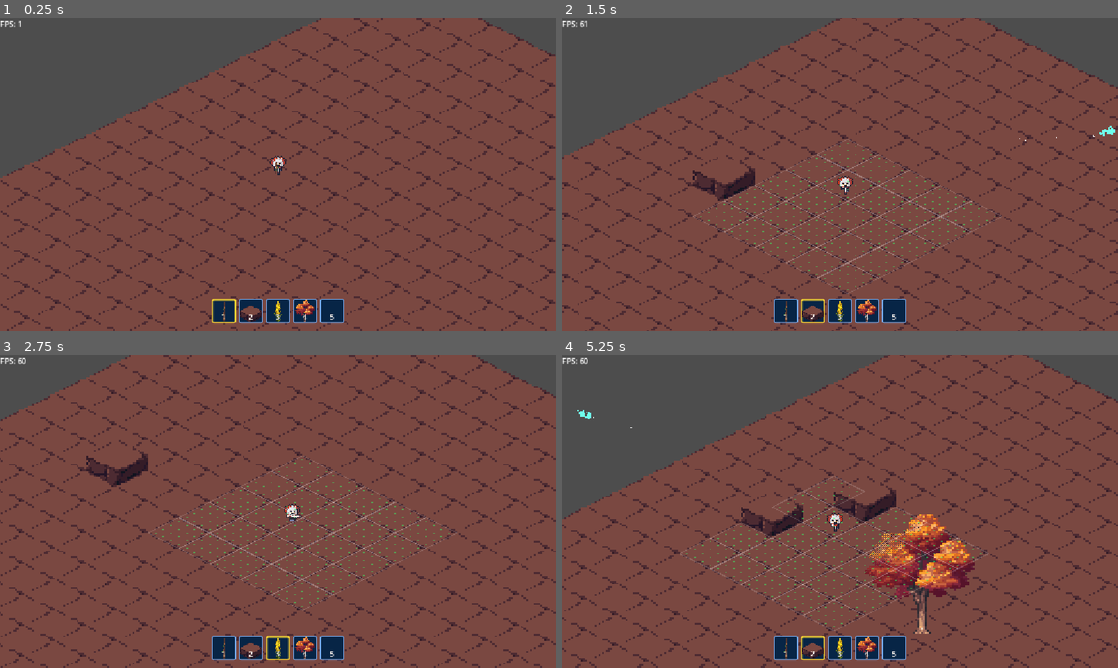
Above: before the commit, frames 1-4 (two rows, left to right).
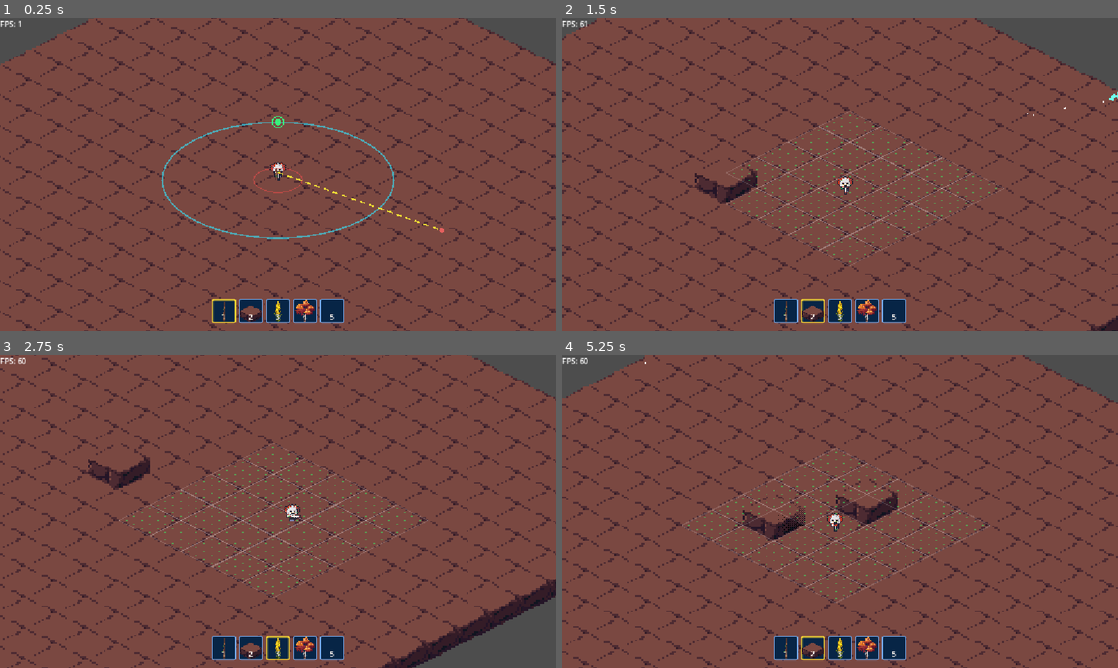
Above: after the commit, the same moments.

Repository: Luo-Mio/ColdWave2047
Game: Godot game, scene res://scene/main_scene.tscn
The game is run twice, just before and just after one commit, with the same random seed, the same clock (stepped at 60 frames per second) and the same inputs.
Inputs (mouse positions are in pixels of both pictures, inside the frame that each line leads up to):
- Up to frame 1 (0.25 s): no input
- Up to frame 2 (1.5 s): tap Enter at 0.5 s; move the mouse to (962, 158) at 0.52 s; hold D (move_right) 0.53-1.28 s; tap 1 at 0.6 s; click (962, 158) at 0.67 s; move the mouse to (728, 190) at 1.27 s; hold S (move_down) from 1.28 s (still down); tap 2 at 1.35 s; click (728, 190) at 1.42 s
- Up to frame 3 (2.75 s): move the mouse to (333, 442) at 2.02 s; release S (move_down) at 2.03 s; hold D (move_right) from 2.03 s (still down); tap 3 at 2.1 s; click (333, 442) at 2.17 s
- Up to frame 4 (5.25 s): move the mouse to (812, 574) at 2.77 s; release D (move_right) at 2.78 s; hold W (move_up) 2.78-3.53 s; tap one key every 0.75 s from 2.85 s: 4 5 1 2; click (812, 574) at 2.92 s; move the mouse to (1006, 558) at 3.52 s; hold A (move_left) 3.53-5.03 s; click (1006, 558) at 3.67 s; move the mouse to (673, 464) at 4.27 s; click (673, 464) at 4.42 s; move the mouse to (867, 511) at 5.02 s; hold S (move_down) from 5.03 s (still down); click (867, 511) at 5.17 s

The runs differ from the first frame. In frame 1, 28% of the frame differs, in the area x 0-100%, y 0-100%; in frame 2, 25%; in frame 3, 21%; in frame 4, 30%.

Commit message:
添加了瞄准系统

Diff:
--- a/scene/main_scene.tscn
+++ b/scene/main_scene.tscn
@@ -109,7 +109,7 @@
 script = ExtResource("3_4wnd8")
 
 [node name="CharacterBody2D" parent="sortworld" unique_id=240145075 instance=ExtResource("3_x5n27")]
-position = Vector2(129, 54)
+position = Vector2(255, 103)
 
 [node name="plantscene" type="Node" parent="." unique_id=676632468]
 
--- /dev/null
+++ b/script/components/aim_controller.gd
@@ -0,0 +1,73 @@
+# aim_controller.gd —— 2.5D 等距极坐标 3D 瞄准控制器
+class_name AimController
+extends Node
+
+# 极坐标与手感参数
+@export var radius_deadzone: float = 25.0    # 内圈死区半径 (像素)
+@export var radius_horizontal: float = 120.0 # 基准水平射击半径 (θ = 0°)
+@export var radius_max: float = 260.0        # 最大仰角半径
+@export var max_pitch_deg: float = 45.0      # 最大俯仰角 (±45度)
+
+# 当前计算状态
+var azimuth_rad: float = 0.0                 # 地面 360° 水平方位角 (0 ~ 2π)
+var pitch_rad: float = 0.0                   # 3D 俯仰角 (-max_pitch ~ +max_pitch)
+var aim_vector_3d: Vector3 = Vector3.ZERO    # 纯净 3D 单位瞄准朝向
+var is_in_deadzone: bool = false
+var _last_valid_azimuth: float = 0.0
+
+# 每一帧更新瞄准计算
+# ground_center: 角色脚底地面等距基准点
+# mouse_screen: 鼠标屏幕世界坐标
+func update_aim(ground_center: Vector2, mouse_screen: Vector2) -> void:
+	var delta := mouse_screen - ground_center
+	var dx: float = delta.x
+	var dy: float = delta.y
+
+	# 1. 2:1 等距椭圆等效距离 (r_iso) 与 360° 方位角
+	var r_iso: float = sqrt(dx * dx + 4.0 * dy * dy)
+
+	# 2. 死区保护：若鼠标贴近角色脚底，保持上一帧朝向
+	if r_iso < radius_deadzone:
+		is_in_deadzone = true
+		azimuth_rad = _last_valid_azimuth
+		pitch_rad = deg_to_rad(-max_pitch_deg)
+	else:
+		is_in_deadzone = false
+		azimuth_rad = atan2(2.0 * dy, dx)
+		_last_valid_azimuth = azimuth_rad
+
+		# 3. 计算 3D 俯仰角 (Pitch)
+		if r_iso <= radius_horizontal:
+			var t := (r_iso - radius_deadzone) / maxf(radius_horizontal - radius_deadzone, 1.0)
+			t = clampf(t, 0.0, 1.0)
+			var smooth_t := t * t * (3.0 - 2.0 * t)
+			pitch_rad = deg_to_rad(lerpf(-max_pitch_deg, 0.0, smooth_t))
+		else:
+			var t := (r_iso - radius_horizontal) / maxf(radius_max - radius_horizontal, 1.0)
+			t = clampf(t, 0.0, 1.0)
+			var smooth_t := t * t * (3.0 - 2.0 * t)
+			pitch_rad = deg_to_rad(lerpf(0.0, max_pitch_deg, smooth_t))
+
+	# 4. 合成标准的 3D 空间单位朝向向量 (X: 东, Y: 南, Z: 上)
+	var cos_p := cos(pitch_rad)
+	var sin_p := sin(pitch_rad)
+	var cos_a := cos(azimuth_rad)
+	var sin_a := sin(azimuth_rad)
+
+	var grid_x := cos_a + sin_a
+	var grid_y := -cos_a + sin_a
+	var grid_dir_2d := Vector2(grid_x, grid_y).normalized()
+
+	aim_vector_3d = Vector3(grid_dir_2d.x * cos_p, grid_dir_2d.y * cos_p, sin_p).normalized()
+
+# 获取 2D 屏幕投影的射击方向向量
+func get_screen_aim_direction() -> Vector2:
+	# 3D 空间 (x, y, z) 投影到 64x32 屏幕：
+	# screen_x = (x - y) * 32.0, screen_y = (x + y) * 16.0 - z * 16.0
+	var sx := (aim_vector_3d.x - aim_vector_3d.y) * 32.0
+	var sy := (aim_vector_3d.x + aim_vector_3d.y) * 16.0 - aim_vector_3d.z * 16.0
+	return Vector2(sx, sy).normalized()
+
+# 获取当前俯仰角度（度数，用于 UI 或调试显示）
+func get_pitch_degrees() -> float:
+	return rad_to_deg(pitch_rad)
--- a/script/components/height_tracker.gd
+++ b/script/components/height_tracker.gd
@@ -2,8 +2,8 @@
 class_name HeightTracker
 extends Node
 
-# 瓷砖锚点在视觉底面,角色站在顶面 → 额外上移 8px
-@export var foot_offset: float = -8.0
+# 32x32 角色贴图中心在 (0, -12)，确保角色脚底刚好落在碰撞体 (0, 0)
+@export var foot_offset: float = -12.0
 
 @export_group("摄像机高度阻尼曲线")
 @export var enable_camera_height_smooth: bool = true
@@ -17,6 +17,7 @@
 	current_floor = GridData.get_highest_floor(cell)
 
 	if sprite:
+		# 楼层抬升 = 楼层标高 (-floor * 16px) + 身体贴图中心偏移 (-12px)
 		sprite.position.y = GridData.get_floor_pixel_offset(current_floor) + foot_offset
 
 	if camera and sprite:
--- a/script/core/grid_data.gd
+++ b/script/core/grid_data.gd
@@ -37,7 +37,7 @@
 func cell_to_world(cell: Vector2i) -> Vector2:
 	if layers.is_empty():
 		return Vector2.ZERO
-	return layers[0].map_to_local(cell)
+	return layers[0].map_to_local(cell) + layers[0].position
 
 # 【4x4 微网格核心算法】给定大格内 (0~3, 0~3) 子格及物体大小，计算出世界相对偏移像素
 func sub_cell_to_local_offset(sub_cell: Vector2i, size: Vector2i = Vector2i(1, 1)) -> Vector2:
@@ -71,9 +71,9 @@
 func get_highest_floor(cell: Vector2i) -> int:
 	return highest_floor.get(cell_key(cell), 0)
 
-# 楼层号 → Y 像素偏移
+# 楼层号 → Y 像素偏移 (0层=0px, 1层=-16px, 2层=-32px)
 func get_floor_pixel_offset(floor: int) -> float:
-	return -float(floor + 1) * FLOOR_HEIGHT
+	return -float(floor) * FLOOR_HEIGHT
 
 # 某格是否有砖
 func has_any_tile(cell: Vector2i) -> bool:
--- a/script/entities/magic_orb.gd
+++ b/script/entities/magic_orb.gd
@@ -1,60 +1,94 @@
-# magic_orb.gd —— 2.5D 地面基准精准排序魔法飞弹
+# magic_orb.gd —— 真实 3D 弹道与等距深度排序飞弹实体
 class_name MagicOrb
 extends Node2D
 
-@export var speed: float = 400.0   # 飞行速度 (像素/秒)
-var velocity: Vector2 = Vector2.ZERO
-var lifetime: float = 2.5          # 飞行寿命（秒）
+@export var speed: float = 420.0             # 飞行初速度 (像素/秒)
+@export var gravity: float = 0.0             # 3D 垂直重力下坠 (0 = 直线魔法流, >0 = 抛物线)
 
-# 2.5D 深度与高度追踪
-var ground_pos: Vector2 = Vector2.ZERO   # 飞弹在地面平面的投影位置
-var height_offset: float = -8.0         # 飞行悬浮高度 (胸口偏移)
-var floor_level: int = 0                # 所在楼层高度
+# 3D 物理状态
+var ground_pos: Vector2 = Vector2.ZERO       # 地面投影坐标 (像素)
+var height_px: float = 8.0                   # 垂直离地高度 (像素, 16px = 1层楼)
+var velocity_ground: Vector2 = Vector2.ZERO  # 地面平移速度
+var velocity_z: float = 0.0                  # 垂直爬升/下坠速度 (像素/秒)
+var lifetime: float = 2.5                    # 最大寿命 (秒)
 
+# 2.5D 深度排序属性
 var layer_no: int = 1000
 var sort_key: float = 0.0
 var foot_y: float = 0.0
 
-# 外部发射时调用
-func launch(dir: Vector2, start_ground_pos: Vector2, start_floor: int) -> void:
-	ground_pos = start_ground_pos
-	floor_level = start_floor
+# 3D 发射接口：接收 3D 单位瞄准向量、角色地面坐标与站立楼层
+func launch_3d(aim_3d: Vector3, start_ground: Vector2, start_floor: int) -> void:
+	ground_pos = start_ground
+	# 站在 start_floor 楼层时，飞弹从该楼层表面上方 +10 像素（胸口位置）出膛
+	height_px = float(start_floor) * 16.0 + 10.0
 
-	var norm_dir := dir.normalized()
-	velocity = norm_dir * speed
-	rotation = norm_dir.angle()
+	# 1. 严格使用等距 3D 投影基底计算屏幕分量，确保与激光瞄准线 100% 同构重合！
+	var sx: float = (aim_3d.x - aim_3d.y) * 32.0
+	var sy_ground: float = (aim_3d.x + aim_3d.y) * 16.0
+	var sz: float = aim_3d.z * 16.0
 
-	_update_visual_and_sorting()
+	var total_screen_vec := Vector2(sx, sy_ground - sz)
+	var scale_factor: float = speed / maxf(total_screen_vec.length(), 0.001)
+
+	# 2. 地面平移速度向量 与 垂直爬升/俯冲速度
+	velocity_ground = Vector2(sx, sy_ground) * scale_factor
+	velocity_z = sz * scale_factor
+
+	_update_3d_transform_and_sorting()
+
+# 兼容旧版 2D 接口
+func launch(dir_2d: Vector2, start_ground: Vector2, start_floor: int) -> void:
+	launch_3d(Vector3(dir_2d.x, dir_2d.y, 0.0).normalized(), start_ground, start_floor)
 
 func _physics_process(delta: float) -> void:
-	# 1. 地面投影平滑前进
-	ground_pos += velocity * delta
+	# 1. 3D 空间物理推进
+	ground_pos += velocity_ground * delta
+	height_px += velocity_z * delta
+	velocity_z -= gravity * delta
 
-	# 2. 实时更新屏幕空中位置与精准 2.5D 深度
-	_update_visual_and_sorting()
+	# 2. 更新 2.5D 屏幕位置与 3D 空间深度
+	_update_3d_transform_and_sorting()
 
-	# 3. 超时自动销毁
+	# 3. 地形高度与触地/撞墙检测
+	var current_cell := GridData.world_to_cell(ground_pos)
+	if GridData.has_any_tile(current_cell):
+		var terrain_floor := GridData.get_highest_floor(current_cell)
+		var terrain_surface_px := float(terrain_floor) * 16.0
+		# 只有当高度跌落进当前格子的地表表面以下时才判定为撞地销毁
+		if height_px <= terrain_surface_px - 2.0:
+			queue_free()
+			return
+
+	# 4. 超时销毁
 	lifetime -= delta
 	if lifetime <= 0.0:
 		queue_free()
 
-# 核心：用地面影子计算真实排序，用空中坐标渲染贴图
-func _update_visual_and_sorting() -> void:
-	# 1. 空中视觉位置 = 地面位置 + 楼层抬升 + 胸口悬浮高度
-	var floor_y_lift := GridData.get_floor_pixel_offset(floor_level)
-	global_position = ground_pos + Vector2(0.0, floor_y_lift + height_offset)
+# 核心：计算 3D 空间屏幕投影与 3D 视线深度
+func _update_3d_transform_and_sorting() -> void:
+	# 1. 屏幕视觉位置 = 地面位置 - 空中高度抬升 (向上为负 Y)
+	global_position = ground_pos - Vector2(0.0, height_px)
 	foot_y = ground_pos.y
 
-	# 2. 基于纯净的地面坐标计算 sort_key，绝不产生坐标跳变！
+	# 2. 飞弹自身朝向（始终沿着屏幕运动速度切线）
+	var screen_velocity := velocity_ground - Vector2(0.0, velocity_z)
+	if screen_velocity.length_squared() > 0.1:
+		rotation = screen_velocity.angle()
+
+	# 3. 黄金 3D 视线深度公式：
+	#    sort_key = (地面大格基准深度) + (格内微深度) + (3D空中高度加成！)
 	var current_cell := GridData.world_to_cell(ground_pos)
 	var base_key := GridData.cell_to_sort_key(current_cell)
 	var cell_center := GridData.cell_to_world(current_cell)
 	var rel_y := clampf((ground_pos.y - cell_center.y) + 16.0, 0.0, 32.0)
 	var sub_depth := (rel_y / 32.0) * 15.0
 
-	sort_key = base_key + sub_depth
+	# 【最核心关键】：将垂直高度 height_px 转化为深度权重加成！
+	# 飞得越高，深度越大，稳稳呈现在大树和地砖的上层！
+	sort_key = base_key + sub_depth + height_px
 
-	# 3. 通知 sort_world 平稳排位
+	# 4. 通知 sort_world 动态排位
 	var parent_sort := get_parent()
 	if parent_sort and parent_sort.has_method("insert_sort"):
 		parent_sort.call("insert_sort", self)
--- /dev/null
+++ b/script/systems/aim_reticle.gd
@@ -0,0 +1,106 @@
+# aim_reticle.gd —— 2.5D 等距地面基准光环与 3D 激光准心线渲染器
+class_name AimReticle
+extends Node2D
+
+@export var player_path: NodePath
+var aim_controller: Node
+@onready var hotbar_node: Node = get_node_or_null("../hotbar")
+
+# 视觉颜色配置
+var ring_color: Color = Color(0.2, 0.9, 1.0, 0.6)        # 基准水平环 (亮青色)
+var cursor_color: Color = Color(0.2, 1.0, 0.5, 0.9)       # 准心指示器 (亮绿)
+var deadzone_color: Color = Color(1.0, 0.3, 0.3, 0.45)    # 死区环 (淡红)
+var laser_color: Color = Color(1.0, 0.95, 0.2, 0.85)      # 激光瞄准线 (亮金黄)
+
+func _ready() -> void:
+	z_index = 150
+	if hotbar_node == null:
+		hotbar_node = get_tree().root.find_child("hotbar", true, false)
+
+func _process(_delta: float) -> void:
+	queue_redraw()
+
+func _draw() -> void:
+	var player: Node2D = get_node_or_null(player_path)
+	if player == null:
+		player = get_tree().root.find_child("CharacterBody2D", true, false)
+	if hotbar_node == null:
+		hotbar_node = get_tree().root.find_child("hotbar", true, false)
+
+	if player == null or aim_controller == null:
+		return
+
+	# 1. 检查当前是否手持武器（只有手持武器时才显示瞄准光环与激光）
+	var active_item: Dictionary = {}
+	if hotbar_node and hotbar_node.has_method("get_active_item"):
+		active_item = hotbar_node.call("get_active_item")
+	if active_item.get("type", -1) != 2: # 2 = WEAPON
+		return
+
+	# 2. 获取角色地面坐标与胸口起点
+	var player_ground: Vector2 = player.global_position
+	var player_cell := GridData.world_to_cell(player_ground)
+	var p_floor := GridData.get_highest_floor(player_cell)
+	var floor_y_lift := GridData.get_floor_pixel_offset(p_floor)
+
+	# 地面环中心（等距地面基准面）
+	var ground_center := player_ground + Vector2(0.0, floor_y_lift)
+	# 激光起点（胸口/法杖位置）
+	var chest_origin := player_ground + Vector2(0.0, floor_y_lift - 8.0)
+
+	# 3. 绘制 2:1 等距基准水平环 (R0 = 120)
+	var r0: float = aim_controller.radius_horizontal
+	_draw_isometric_ellipse(ground_center, r0, r0 * 0.5, ring_color, 1.5)
+
+	# 4. 绘制 2:1 等距内圈死区环 (R_dead = 25)
+	var r_dead: float = aim_controller.radius_deadzone
+	_draw_isometric_ellipse(ground_center, r_dead, r_dead * 0.5, deadzone_color, 1.0)
+
+	# 5. 在基准水平环上绘制方位角准心光标（严格与鼠标射线 100% 共线对齐，0 像素偏移！）
+	var mouse_screen: Vector2 = get_global_mouse_position()
+	var delta_ground: Vector2 = mouse_screen - ground_center
+	var r_iso: float = sqrt(delta_ground.x * delta_ground.x + 4.0 * delta_ground.y * delta_ground.y)
+
+	var ring_cursor_pos: Vector2
+	if r_iso > 0.001:
+		ring_cursor_pos = ground_center + delta_ground * (r0 / r_iso)
+	else:
+		ring_cursor_pos = ground_center + Vector2(r0, 0.0)
+
+	draw_circle(ring_cursor_pos, 3.5, cursor_color)
+	draw_arc(ring_cursor_pos, 6.0, 0.0, TAU, 16, cursor_color, 1.0)
+
+	# 6. 绘制从胸口射出的 3D 激光瞄准虚线
+	var aim_screen_dir: Vector2 = aim_controller.get_screen_aim_direction()
+	var laser_len: float = 180.0
+	var laser_end: Vector2 = chest_origin + aim_screen_dir * laser_len
+
+	# 绘制虚线激光
+	_draw_dashed_line(chest_origin, laser_end, laser_color, 1.5, 6.0, 4.0)
+
+	# 7. 激光端点光晕与俯仰角信息
+	var pitch_deg: float = aim_controller.get_pitch_degrees()
+	var end_color: Color = Color(1.0, 0.4, 0.4, 0.8) if pitch_deg < -5.0 else (Color(0.4, 1.0, 0.4, 0.8) if pitch_deg > 5.0 else cursor_color)
+	draw_circle(laser_end, 2.5, end_color)
+
+# 绘制 2:1 等距椭圆辅助函数
+func _draw_isometric_ellipse(center: Vector2, rx: float, ry: float, color: Color, width: float) -> void:
+	var points := PackedVector2Array()
+	var segments: int = 48
+	for i in range(segments + 1):
+		var theta := (float(i) / float(segments)) * TAU
+		points.push_back(center + Vector2(cos(theta) * rx, sin(theta) * ry))
+	draw_polyline(points, color, width)
+
+# 绘制虚线辅助函数
+func _draw_dashed_line(from: Vector2, to: Vector2, color: Color, width: float, dash_len: float, gap_len: float) -> void:
+	var total_dist := from.distance_to(to)
+	if total_dist <= 0.0:
+		return
+	var dir := (to - from).normalized()
+	var curr := 0.0
+	while curr < total_dist:
+		var start := from + dir * curr
+		var end := from + dir * minf(curr + dash_len, total_dist)
+		draw_line(start, end, color, width)
+		curr += dash_len + gap_len
--- a/script/world/main_scene.gd
+++ b/script/world/main_scene.gd
@@ -4,6 +4,8 @@
 const BuildManagerScript := preload("res://script/systems/build_manager.gd")
 const WallXRayScript := preload("res://script/systems/wall_xray.gd")
 const AirWallScript := preload("res://script/systems/air_wall.gd")
+const AimControllerScript := preload("res://script/components/aim_controller.gd")
+const AimReticleScript := preload("res://script/systems/aim_reticle.gd")
 const MagicOrbScene := preload("res://scene/particle/magic_orb.tscn")
 
 var tile_layers: Array[TileMapLayer] = []
@@ -11,6 +13,8 @@
 var build_manager: BuildManager
 var wall_xray: WallXRayManager
 var air_wall: StaticBody2D
+var aim_controller: Node
+var aim_reticle: Node2D
 
 @onready var sort_world: Node2D = $sortworld
 @onready var selector: Node2D = $selector
@@ -26,6 +30,14 @@
 
 	air_wall = AirWallScript.new()
 	add_child(air_wall)
+
+	aim_controller = AimControllerScript.new()
+	add_child(aim_controller)
+
+	aim_reticle = AimReticleScript.new()
+	aim_reticle.player_path = NodePath("sortworld/CharacterBody2D")
+	aim_reticle.aim_controller = aim_controller
+	add_child(aim_reticle)
 
 	# 2. 收集并按 Y 坐标排序原始层
 	tile_layers = []
@@ -76,20 +88,16 @@
 		if active_item.get("type") == 2: # 2 = WEAPON
 			if event.button_index == MOUSE_BUTTON_LEFT:
 				var player: Node2D = get_node_or_null("sortworld/CharacterBody2D")
-				if player:
+				if player and aim_controller:
 					var player_ground: Vector2 = player.global_position # 角色在地面平面的真实基底坐标
 					var player_cell := GridData.world_to_cell(player_ground)
 					var p_floor := GridData.get_highest_floor(player_cell)
 
-					# 胸口屏幕位置
-					var spawn_screen_pos := player_ground + Vector2(0.0, GridData.get_floor_pixel_offset(p_floor) - 8.0)
-					var mouse_pos := get_global_mouse_position()
-					var aim_dir := mouse_pos - spawn_screen_pos
-
-					if aim_dir.length_squared() > 1.0:
+					var aim_3d: Vector3 = aim_controller.aim_vector_3d
+					if aim_3d.length_squared() > 0.01:
 						var orb := MagicOrbScene.instantiate() as Node2D
 						sort_world.add_child(orb)
-						orb.call("launch", aim_dir, player_ground, p_floor)
+						orb.call("launch_3d", aim_3d, player_ground, p_floor)
 			return # 武器模式下不触发地砖建造
 
 		# 【建造模式】：手持地砖或农作物时，左键放置，右键破坏！
@@ -120,6 +128,13 @@
 		_last_player_cell = current_cell
 		_refresh_xray()
 
+	# 3. 实时更新 3D 瞄准极坐标计算（以角色脚底地面等距中心为基准）
+	if aim_controller:
+		var p_floor := GridData.get_highest_floor(current_cell)
+		var ground_center: Vector2 = player.global_position + Vector2(0.0, GridData.get_floor_pixel_offset(p_floor))
+		var mouse_pos: Vector2 = get_global_mouse_position()
+		aim_controller.update_aim(ground_center, mouse_pos)
+
 func _refresh_xray() -> void:
 	var player: Node2D = get_node_or_null("sortworld/CharacterBody2D")
 	if wall_xray and player:
Not shown, added: script/components/aim_controller.gd.uid
Not shown, added: script/systems/aim_reticle.gd.uid
